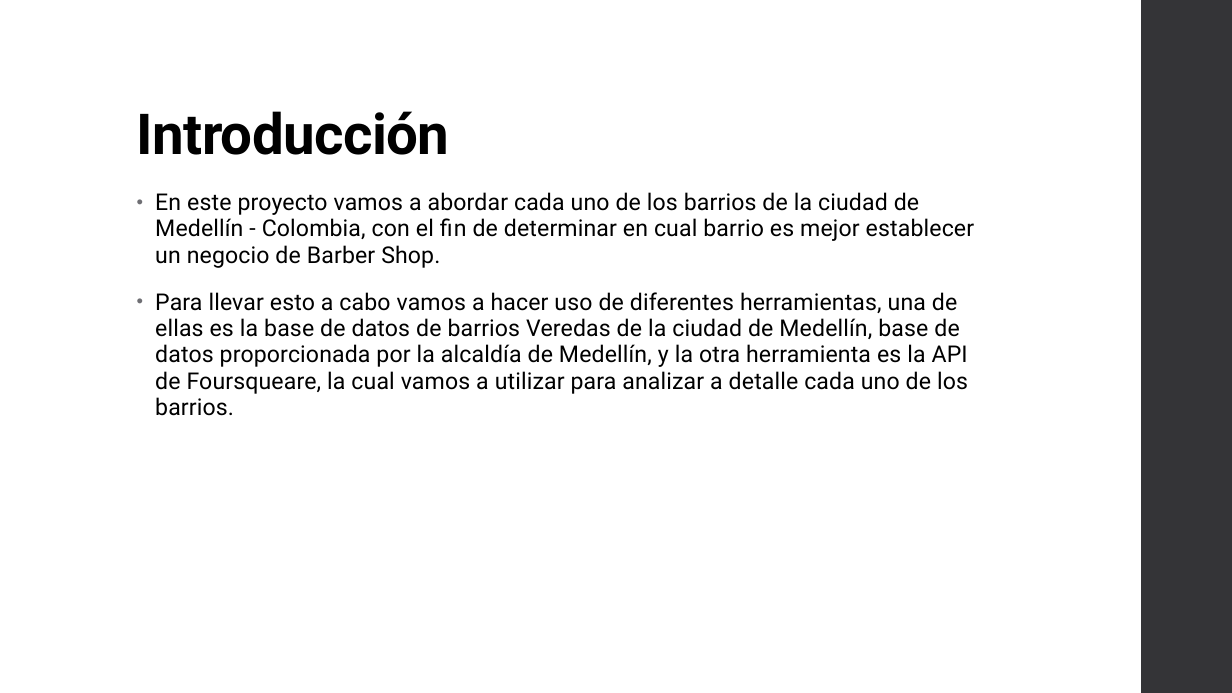
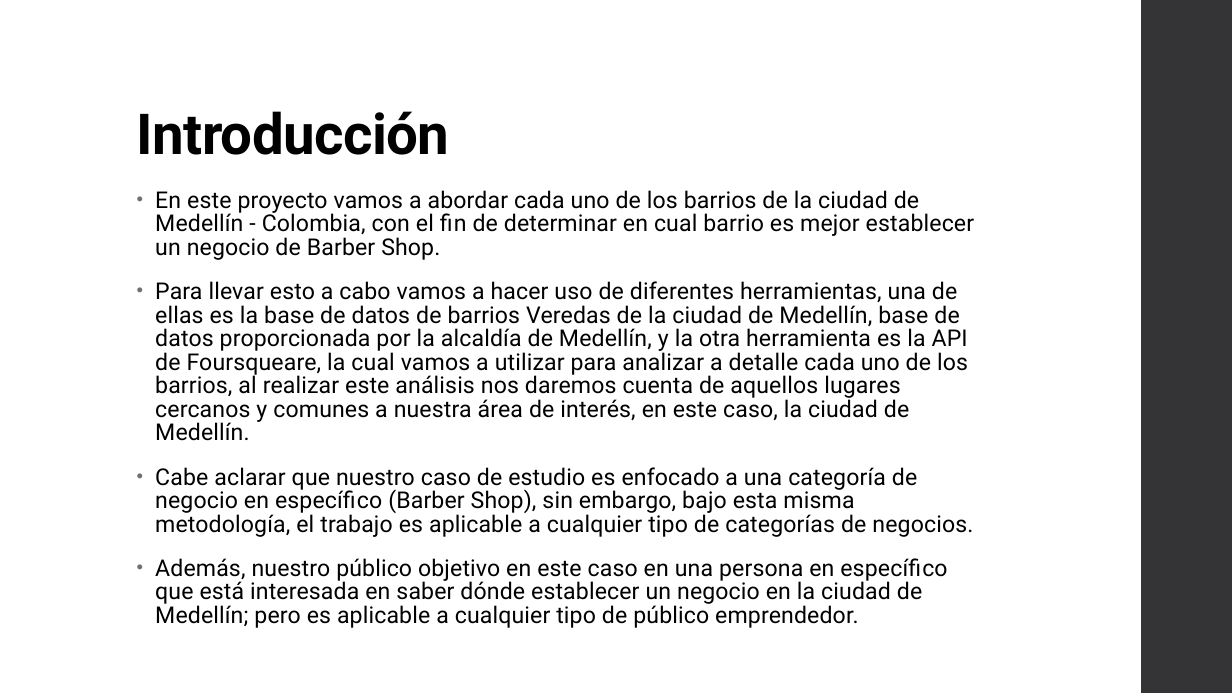
Before and after one commit to Sergioc2020/Coursera_Capstone, a slide deck: slide 3 of Proyecto Capstone - La Batalla de los Vecindarios.pptx. Drawn at 1232x693 pixels with LibreOffice and Linux fonts; fonts in the diff are those of the drawing. Boxes give left, top, right and bottom in pixels: in the first picture for what was removed or moved away, otherwise in the second. Text is boxed around its words. In the diff, an @@ line names an element or a change of style, - is before the commit and + after.

```diff
--- a/Proyecto Capstone - La Batalla de los Vecindarios.pptx
+++ b/Proyecto Capstone - La Batalla de los Vecindarios.pptx
@@ text at [155,190,974,260]: line spacing 0.95 to 0.85 @@
@@ text at [155,281,973,628]: text changed @@
-• Para llevar esto a cabo vamos a hacer uso de diferentes herramientas, una de ellas es la base de datos de barrios Veredas de la ciudad de Medellín, base de datos proporcionada por la alcaldía de Medellín, y la otra herramienta es la API de Foursqueare, la cual vamos a utilizar para analizar a detalle cada uno de los barrios.
+• Para llevar esto a cabo vamos a hacer uso de diferentes herramientas, una de ellas es la base de datos de barrios Veredas de la ciudad de Medellín, base de datos proporcionada por la alcaldía de Medellín, y la otra herramienta es la API de Foursqueare, la cual vamos a utilizar para analizar a detalle cada uno de los barrios, al realizar este análisis nos daremos cuenta de aquellos lugares cercanos y comunes a nuestra área de interés, en este caso, la ciudad de Medellín.
+• Cabe aclarar que nuestro caso de estudio es enfocado a una categoría de negocio en específico (Barber Shop), sin embargo, bajo esta misma metodología, el trabajo es aplicable a cualquier tipo de categorías de negocios.
+• Además, nuestro público objetivo en este caso en una persona en específico que está interesada en saber dónde establecer un negocio en la ciudad de Medellín; pero es aplicable a cualquier tipo de público emprendedor.
```
Also in this commit, not shown: 8 other slides changed.
